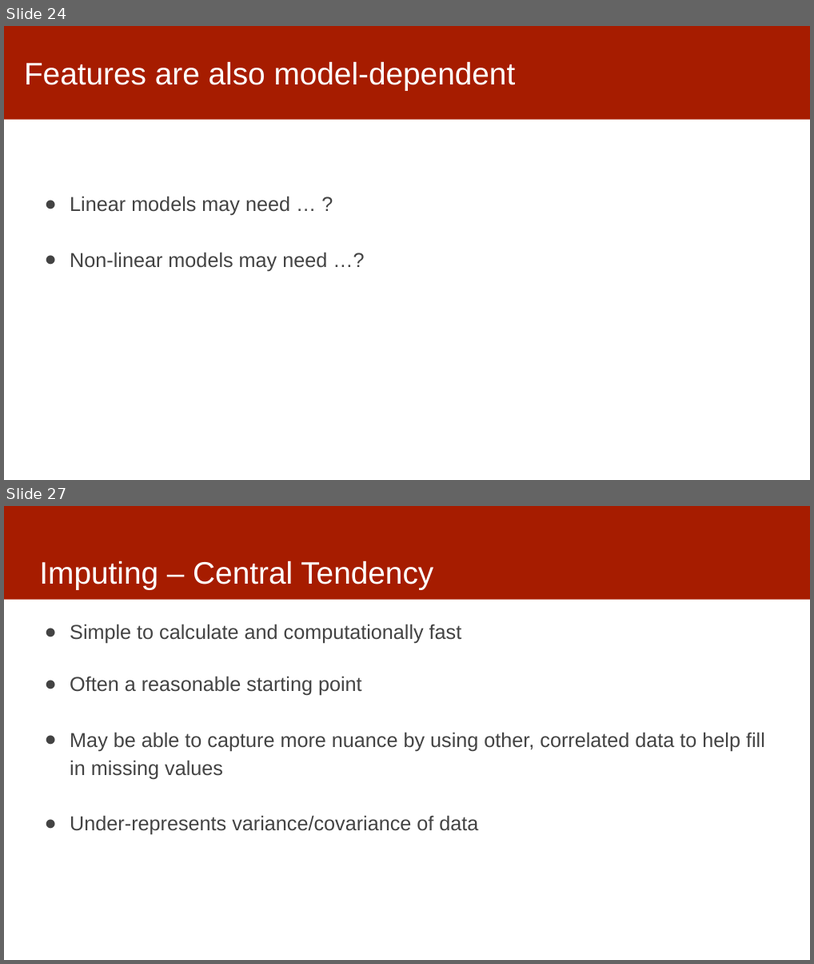
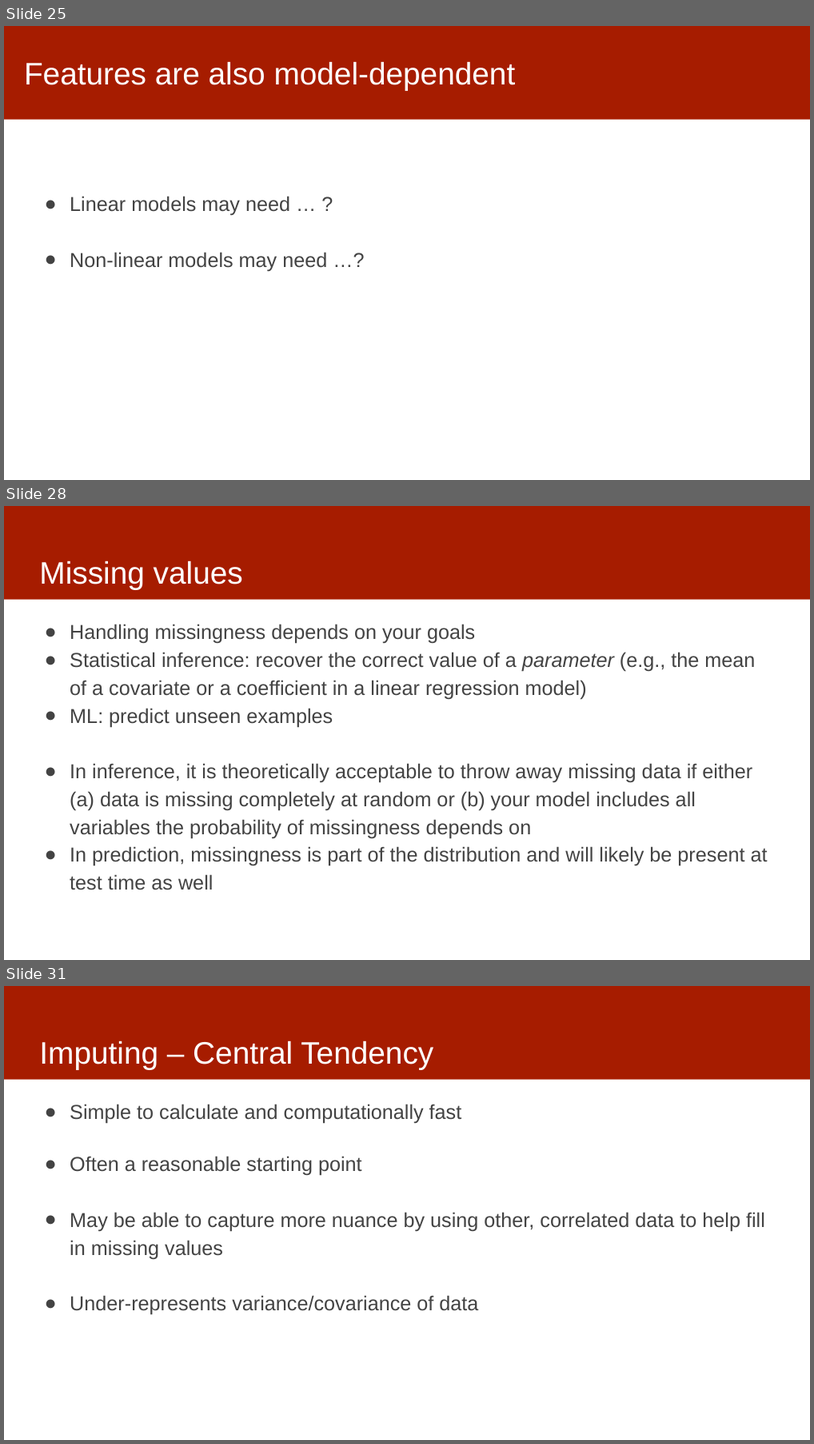
Before and after one commit to dssg/MLinPractice, a slide deck: Lectures/Lecture7-Features.pptx. Shown one above the other, each under a label of ours: slides 24 and 27 before the commit, slides 25, 28 and 31 after it; the slides between them are not shown. The pictures are 814x964 and 814x1444 pixels, drawn with LibreOffice and Linux fonts; fonts in the diff are those of the drawing. Boxes give left, top, right and bottom in pixels: in the first picture for what was removed or moved away, otherwise in the second. Text is boxed around its words. In the diff, an @@ line names an element or a change of style, - is before the commit and + after.

```diff
--- a/Lectures/Lecture7-Features.pptx
+++ b/Lectures/Lecture7-Features.pptx
@@ slide 28 added at (4,506,810,960), background #FFFFFF; not listed: 1 template element that a slide beside it also shows @@
@@ title added at (39,561,243,590), 37 pt, text #FFFFFF @@
+Missing values
@@ text added at (70,624,768,890), 24 pt, text #434343 @@
+● Handling missingness depends on your goals
+● Statistical inference: recover the correct value of a parameter (e.g., the mean of a covariate or a coefficient in a linear regression model)
+● ML: predict unseen examples
+● In inference, it is theoretically acceptable to throw away missing data if either (a) data is missing completely at random or (b) your model includes all variables the probability of missingness depends on
+● In prediction, missingness is part of the distribution and will likely be present at test time as well
@@ what was slide 24 is now slide 25 @@
@@ what was slide 27 is now slide 31 @@
```
Also in this commit, not shown: 3 slides changed, 3 other slides added.
